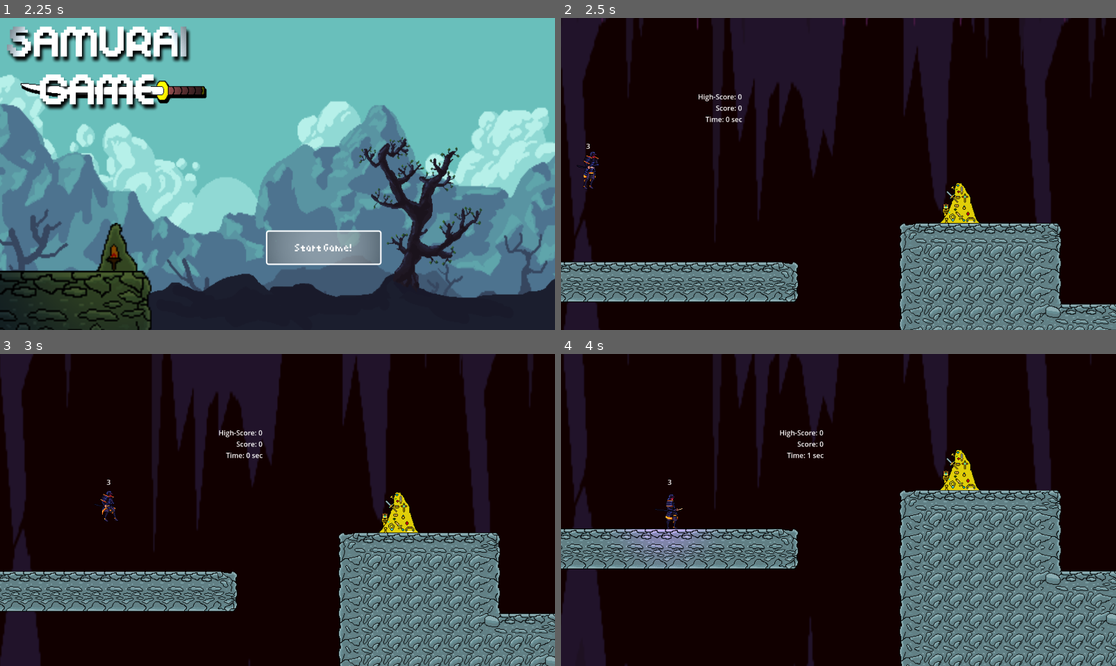
Above: before the commit, frames 1-4 (two rows, left to right).
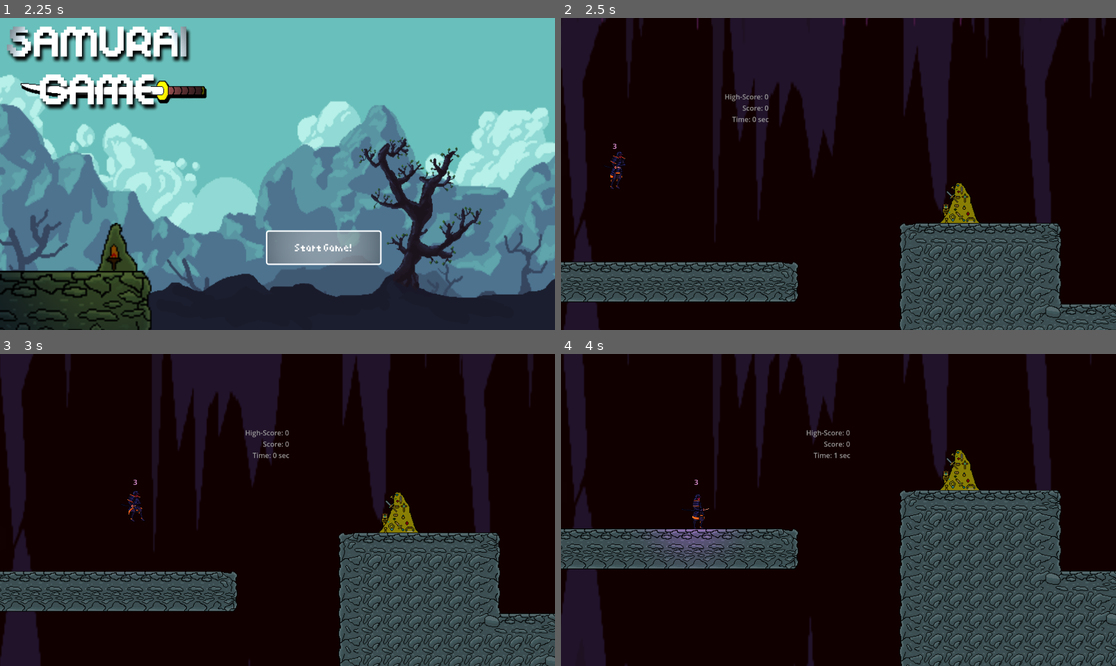
Above: after the commit, the same moments.

Repository: Neolanco/samurai-game
Game: Godot game, scene res://titlescreen.tscn
The game is run twice, just before and just after one commit, with the same random seed, the same clock (stepped at 60 frames per second) and the same inputs.
Inputs:
- Up to frame 1 (2.25 s): click "Start Game!" at 0.5 s; click "Start Game!" at 1.25 s; tap Enter (ui_accept) at 2, 2.1 s; hold Right (ui_right) from 2.03 s (still down)
- Up to frame 2 (2.5 s): keep holding Right (ui_right); tap Enter (ui_accept) at 2.27 s
- Up to frame 3 (3 s): tap Enter (ui_accept) at 2.57 s; release Right (ui_right) at 2.78 s; hold W from 2.78 s (still down); tap Space at 2.85 s
- Up to frame 4 (4 s): keep holding W; tap Enter (ui_accept) at 3.02, 3.05, 3.32, 3.8 s; hold Shift from 3.53 s (still down)

Frame 1 is identical in both runs. In frame 2, 15% of the frame differs, in the area x 0-100%, y 24-100%; in frame 3, 18%; in frame 4, 23%.

Commit message:
added testenemy

Diff:
--- /dev/null
+++ b/EnemyTest.gd
@@ -0,0 +1,24 @@
+extends CharacterBody2D
+
+
+const SPEED = 300.0
+const JUMP_VELOCITY = -400.0
+
+# Get the gravity from the project settings to be synced with RigidBody nodes.
+var gravity = ProjectSettings.get_setting("physics/2d/default_gravity")
+
+
+func _physics_process(delta):
+	# Add the gravity.
+
+	if not is_on_floor():
+		velocity.y += gravity * delta
+
+	# Handle jump.
+	if Input.is_action_just_pressed("ui_accept") and is_on_floor():
+		velocity.y = JUMP_VELOCITY
+
+	# Get the input direction and handle the movement/deceleration.
+	# As good practice, you should replace UI actions with custom gameplay actions.
+
+	move_and_slide()
--- a/main.tscn
+++ b/main.tscn
@@ -6,6 +6,7 @@
 [ext_resource type="Texture2D" uid="uid://cqqepxfjd183v" path="res://refrences/cave backgrounds/red_L2.png" id="4_u10rw"]
 [ext_resource type="Texture2D" uid="uid://bdu5hw8cjnktr" path="res://refrences/cave backgrounds/red_L3.png" id="5_tkqpy"]
 [ext_resource type="Texture2D" uid="uid://cbue4nr1e2dlk" path="res://refrences/cave backgrounds/red_L4.png" id="6_ufp1h"]
+[ext_resource type="PackedScene" uid="uid://lrkc5r3geu4q" path="res://refrences/enemy_test.tscn" id="7_iyqjg"]
 
 [node name="Main" type="Node2D"]
 script = ExtResource("1_3byd7")
@@ -88,3 +89,8 @@
 [node name="RedL4" type="Sprite2D" parent="ParallaxBackground/ParallaxLayer4"]
 scale = Vector2(5, 12.5)
 texture = ExtResource("6_ufp1h")
+
+[node name="CanvasModulate" type="CanvasModulate" parent="."]
+color = Color(0.611765, 0.611765, 0.611765, 1)
+
+[node name="EnemyTest" parent="." instance=ExtResource("7_iyqjg")]
--- /dev/null
+++ b/refrences/enemy_test.tscn
@@ -0,0 +1,19 @@
+[gd_scene load_steps=4 format=3 uid="uid://lrkc5r3geu4q"]
+
+[ext_resource type="Script" path="res://EnemyTest.gd" id="1_w5suj"]
+[ext_resource type="Texture2D" uid="uid://dot8eo665aeqq" path="res://refrences/2D lighting tutorial/light.png" id="2_xdoho"]
+
+[sub_resource type="RectangleShape2D" id="RectangleShape2D_k5il8"]
+size = Vector2(155.5, 140)
+
+[node name="EnemyTest" type="CharacterBody2D"]
+script = ExtResource("1_w5suj")
+
+[node name="Sprite2D" type="Sprite2D" parent="."]
+position = Vector2(-1.00002, -2.00002)
+scale = Vector2(0.474609, 0.474609)
+texture = ExtResource("2_xdoho")
+
+[node name="CollisionShape2D" type="CollisionShape2D" parent="."]
+position = Vector2(0.25, 0)
+shape = SubResource("RectangleShape2D_k5il8")
Not shown: 1 places in main.tscn that only renumber resources
Binary file removed: refrences/lennard.png
Not shown, changed: .gitignore
Not shown, changed: sprites/Thumbs.db
